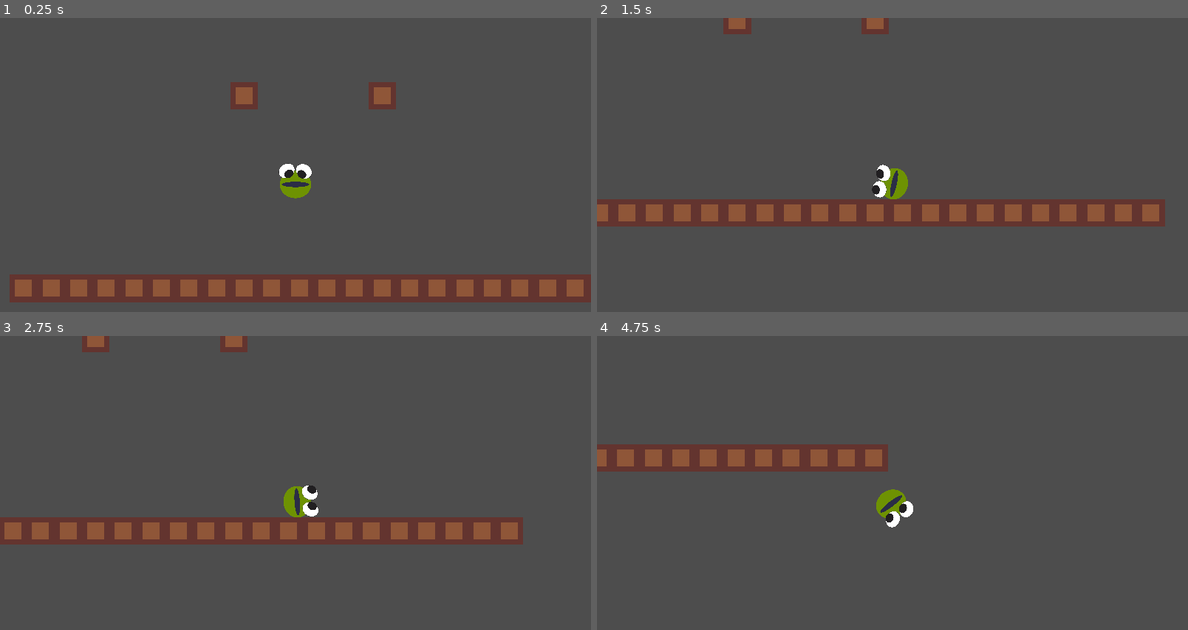
Above: before the commit, frames 1-4 (two rows, left to right).
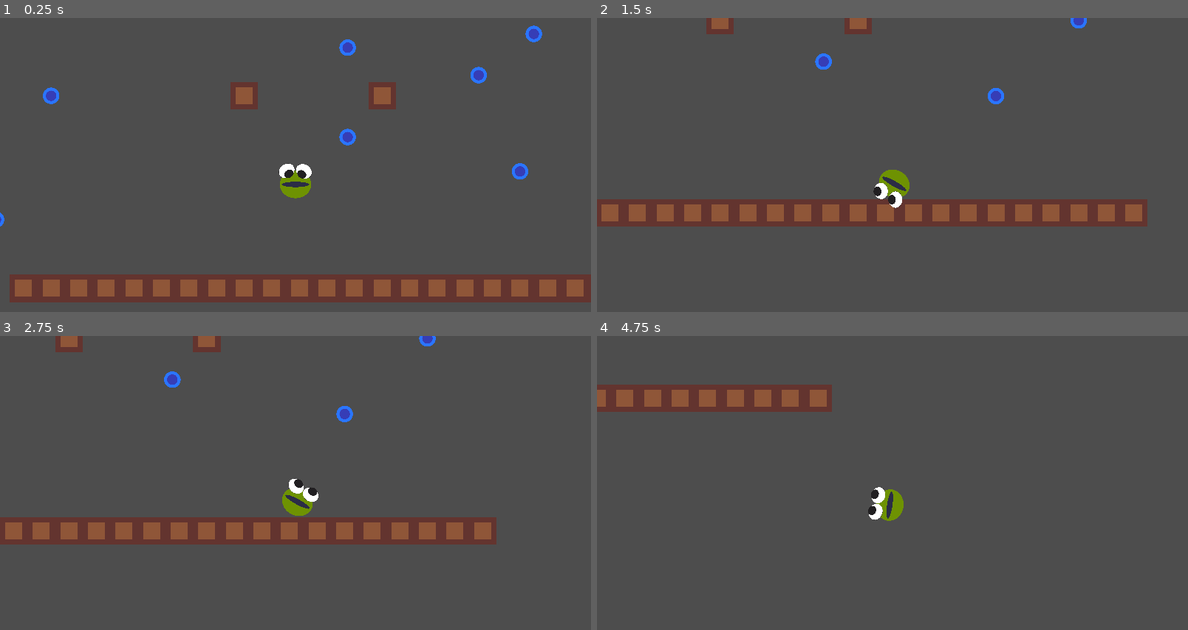
Above: after the commit, the same moments.

Repository: mathew-tran/twodimension
Game: Godot game, scene res://Scenes/Test.tscn
Same seed, same stepped clock (60 frames per second), same inputs: the game is played once before the commit and once after it.
Inputs (mouse positions are in pixels of both pictures, inside the frame that each line leads up to):
- Up to frame 1 (0.25 s): no input
- Up to frame 2 (1.5 s): move the mouse to (1022, 167) at 0.52 s; hold D (MoveRight) 0.53-1.28 s; click (1022, 167) at 0.6 s; move the mouse to (774, 200) at 1.27 s; hold A (MoveLeft) from 1.28 s (still down); tap Space (Detach) at 1.35 s
- Up to frame 3 (2.75 s): move the mouse to (354, 430) at 2.02 s; release A (MoveLeft) at 2.03 s; hold D (MoveRight) from 2.03 s (still down); click (354, 430) at 2.1 s
- Up to frame 4 (4.75 s): move the mouse to (862, 568) at 2.77 s; tap Space (Detach) at 2.85, 4.35 s; move the mouse to (1069, 550) at 3.52 s; release D (MoveRight) at 3.53 s; hold A (MoveLeft) from 3.53 s (still down); click (1069, 550) at 3.6 s; move the mouse to (715, 450) at 4.27 s

The runs differ from the first frame. In frame 1, 0.8% of the frame differs, in the area x 0-92%, y 2-71%; in frame 2, 5.9%; in frame 3, 2.4%; in frame 4, 8.8%, in the area x 0-54%, y 16-66%.

Commit message:
add pegs

Diff:
--- /dev/null
+++ b/Prefab/Peg.tscn
@@ -0,0 +1,49 @@
+[gd_scene load_steps=7 format=3 uid="uid://bqwlitg3xcvbi"]
+
+[ext_resource type="Script" path="res://Script/Peg.gd" id="1_g5tl8"]
+[ext_resource type="Texture2D" uid="uid://bwjlr7smksp8t" path="res://Art/Peg/Peg_Blue_Normal.png" id="1_ghbs7"]
+[ext_resource type="Texture2D" uid="uid://1io4nafvox78" path="res://Art/Peg/Peg_Ring.png" id="3_yqxkg"]
+
+[sub_resource type="CircleShape2D" id="CircleShape2D_rbv35"]
+radius = 40.0
+
+[sub_resource type="CircleShape2D" id="CircleShape2D_58lcd"]
+radius = 80.0
+
+[sub_resource type="Curve" id="Curve_3unll"]
+max_value = 1.71
+_data = [Vector2(0.0360169, 0.116708), 0.0, 0.0, 0, 0, Vector2(1, 1.4111), 0.0, 0.0, 0, 0]
+point_count = 2
+
+[node name="Peg" type="StaticBody2D"]
+script = ExtResource("1_g5tl8")
+
+[node name="CollisionShape2D" type="CollisionShape2D" parent="."]
+shape = SubResource("CircleShape2D_rbv35")
+
+[node name="Sprite2D" type="Sprite2D" parent="."]
+scale = Vector2(0.6, 0.6)
+texture = ExtResource("1_ghbs7")
+
+[node name="Area2D" type="Area2D" parent="Sprite2D"]
+collision_layer = 0
+collision_mask = 4
+
+[node name="CollisionShape2D" type="CollisionShape2D" parent="Sprite2D/Area2D"]
+shape = SubResource("CircleShape2D_58lcd")
+
+[node name="Timer" type="Timer" parent="."]
+wait_time = 10.0
+one_shot = true
+
+[node name="CPUParticles2D" type="CPUParticles2D" parent="."]
+emitting = false
+amount = 1
+one_shot = true
+speed_scale = 4.0
+texture = ExtResource("3_yqxkg")
+gravity = Vector2(0, 0)
+scale_amount_curve = SubResource("Curve_3unll")
+
+[connection signal="body_entered" from="Sprite2D/Area2D" to="." method="_on_area_2d_body_entered"]
+[connection signal="timeout" from="Timer" to="." method="_on_timer_timeout"]
--- a/Prefab/Player.tscn
+++ b/Prefab/Player.tscn
@@ -1,16 +1,22 @@
-[gd_scene load_steps=6 format=3 uid="uid://bs3v544mdd2bt"]
+[gd_scene load_steps=7 format=3 uid="uid://bs3v544mdd2bt"]
 
 [ext_resource type="Texture2D" uid="uid://u4nivdxwnk5" path="res://Art/FrogBody.png" id="1_1bxl4"]
 [ext_resource type="Script" path="res://Script/Player.gd" id="1_sakr7"]
 [ext_resource type="Texture2D" uid="uid://cjyus7n1843d3" path="res://Art/FrogEye.png" id="2_0ksxx"]
 [ext_resource type="Texture2D" uid="uid://csx4rujhe8qgh" path="res://Art/FrogMouth.png" id="4_yj127"]
 
+[sub_resource type="PhysicsMaterial" id="PhysicsMaterial_fbm7h"]
+friction = 0.8
+bounce = 0.2
+
 [sub_resource type="CapsuleShape2D" id="CapsuleShape2D_iyk4d"]
 radius = 72.0
 height = 144.0
 
 [node name="Player" type="RigidBody2D"]
+collision_layer = 5
 mass = 0.2
+physics_material_override = SubResource("PhysicsMaterial_fbm7h")
 script = ExtResource("1_sakr7")
 
 [node name="Body" type="Sprite2D" parent="."]
@@ -45,4 +51,6 @@
 position_smoothing_enabled = true
 position_smoothing_speed = 32.0
 
+[node name="RigidBody2D" type="RigidBody2D" parent="."]
+
 [connection signal="timeout" from="TongueCooldown" to="." method="_on_tongue_cooldown_timeout"]
--- a/Prefab/TongueEnd.tscn
+++ b/Prefab/TongueEnd.tscn
@@ -7,7 +7,7 @@
 [sub_resource type="CapsuleShape2D" id="CapsuleShape2D_1lp6m"]
 
 [node name="Node2D" type="StaticBody2D"]
-collision_layer = 0
+collision_layer = 4
 collision_mask = 0
 script = ExtResource("1_vonob")
 
--- a/Scenes/Test.tscn
+++ b/Scenes/Test.tscn
@@ -1,7 +1,8 @@
-[gd_scene load_steps=3 format=3 uid="uid://dajl1y42u1846"]
+[gd_scene load_steps=4 format=3 uid="uid://dajl1y42u1846"]
 
 [ext_resource type="PackedScene" uid="uid://bs3v544mdd2bt" path="res://Prefab/Player.tscn" id="1_ef0dd"]
 [ext_resource type="PackedScene" uid="uid://xepyejc21pw7" path="res://Prefab/Environment/GroundTile.tscn" id="2_yiuob"]
+[ext_resource type="PackedScene" uid="uid://bqwlitg3xcvbi" path="res://Prefab/Peg.tscn" id="3_ihwis"]
 
 [node name="Node2D" type="Node2D"]
 
@@ -85,3 +86,36 @@
 
 [node name="Player" parent="." instance=ExtResource("1_ef0dd")]
 position = Vector2(814, 448)
+
+[node name="Peg" parent="." instance=ExtResource("3_ihwis")]
+position = Vector2(1056, 256)
+
+[node name="Peg2" parent="." instance=ExtResource("3_ihwis")]
+position = Vector2(1056, -160)
+
+[node name="Peg3" parent="." instance=ExtResource("3_ihwis")]
+position = Vector2(1920, -224)
+
+[node name="Peg4" parent="." instance=ExtResource("3_ihwis")]
+position = Vector2(2240, 64)
+
+[node name="Peg5" parent="." instance=ExtResource("3_ihwis")]
+position = Vector2(1856, 416)
+
+[node name="Peg6" parent="." instance=ExtResource("3_ihwis")]
+position = Vector2(1664, -32)
+
+[node name="Peg7" parent="." instance=ExtResource("3_ihwis")]
+position = Vector2(1408, -672)
+
+[node name="Peg8" parent="." instance=ExtResource("3_ihwis")]
+position = Vector2(3136, -832)
+
+[node name="Peg9" parent="." instance=ExtResource("3_ihwis")]
+position = Vector2(416, -1024)
+
+[node name="Peg10" parent="." instance=ExtResource("3_ihwis")]
+position = Vector2(-320, 64)
+
+[node name="Peg11" parent="." instance=ExtResource("3_ihwis")]
+position = Vector2(-576, 640)
--- /dev/null
+++ b/Script/Peg.gd
@@ -0,0 +1,27 @@
+extends StaticBody2D
+
+var bIsPressed = false
+var bIsKilled = false
+
+var Progress = 0.0
+
+func _process(delta):
+	if bIsKilled:
+		Progress += delta * 5
+		var scaleAmount = lerp(1, 0, Progress)
+		scale = Vector2.ONE * scaleAmount
+		if Progress >= 1:
+			queue_free()
+
+func _on_area_2d_body_entered(body):
+	if bIsPressed:
+		return
+
+	bIsPressed = true
+	$Sprite2D.texture = load("res://Art/Peg/Peg_Blue_Highlight.png")
+	$Timer.start()
+	$CPUParticles2D.emitting = true
+
+
+func _on_timer_timeout():
+	bIsKilled = true
--- a/project.godot
+++ b/project.godot
@@ -44,6 +44,10 @@
 ]
 }
 
+[layer_names]
+
+2d_physics/layer_3="Frog"
+
 [rendering]
 
 textures/canvas_textures/default_texture_filter=3
Binary file added: Art/Peg/Peg_Blue_Highlight.png
Not shown, added: Art/Peg/Peg_Blue_Highlight.png.import
Binary file added: Art/Peg/Peg_Blue_Normal.png
Not shown, added: Art/Peg/Peg_Blue_Normal.png.import
Binary file added: Art/Peg/Peg_Ring.png
Not shown, added: Art/Peg/Peg_Ring.png.import
